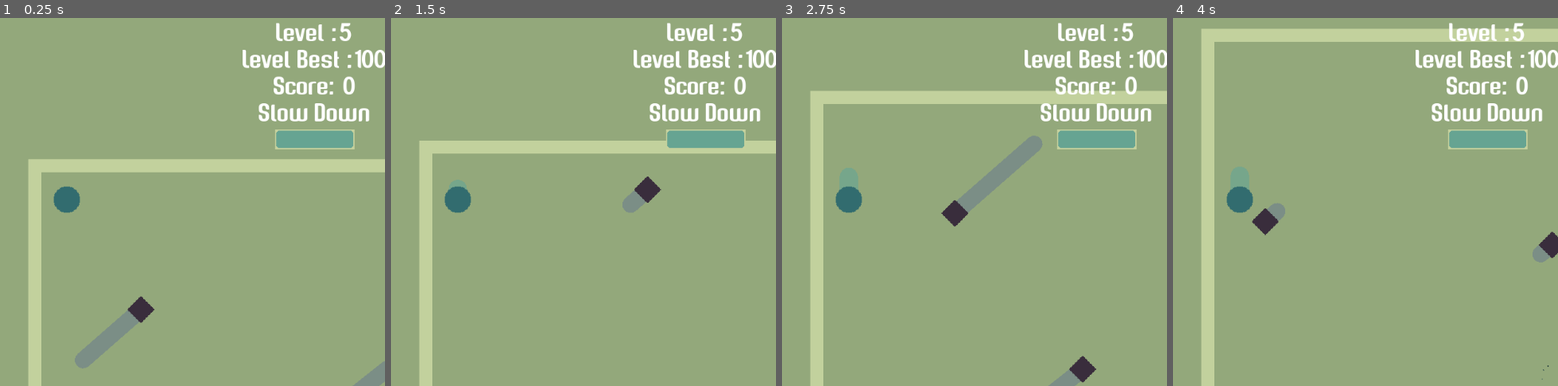
Above: before the commit, frames 1-4 (left to right).
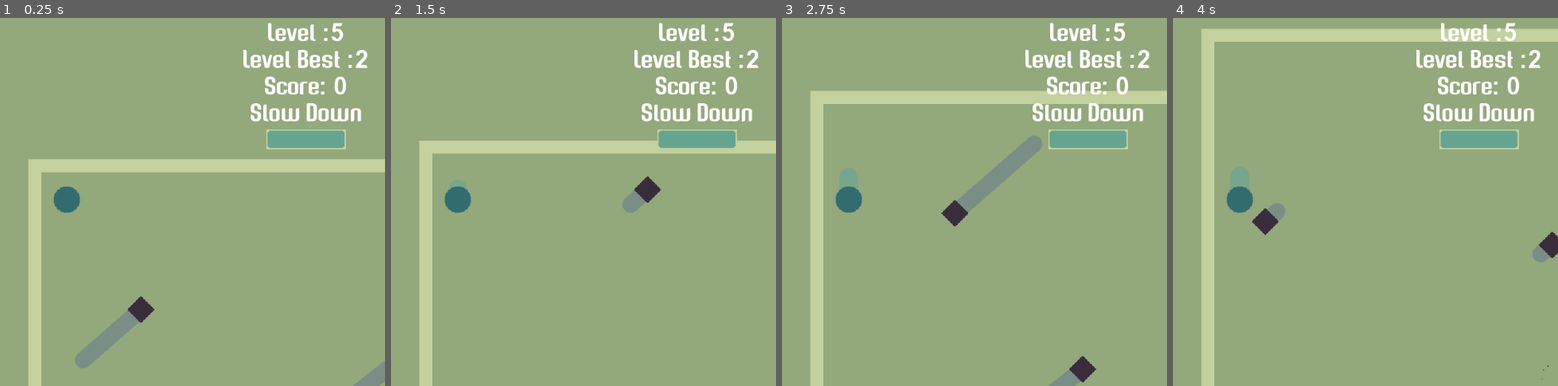
Above: after the commit, the same moments.

Repository: CoderJet/MGJ-2019
Game: Godot game, scene res://src/scenes/World-5.tscn
Two runs of this game, one before a commit and one after it. Both use one fixed random seed, a clock stepped at 60 frames per second and the inputs below. The project has no main scene, so this scene is started directly.
Inputs (mouse positions are in pixels of both pictures, inside the frame that each line leads up to):
- Up to frame 1 (0.25 s): no input
- Up to frame 2 (1.5 s): move the mouse to (625, 323) at 0.52 s; click (625, 323) at 0.67 s; move the mouse to (outside the picture) at 1.27 s; click (outside the picture) at 1.42 s
- Up to frame 3 (2.75 s): move the mouse to (912, 117) at 2.02 s; click (912, 117) at 2.17 s
- Up to frame 4 (4 s): move the mouse to (1207, 275) at 2.77 s; click (1207, 275) at 2.92 s; move the mouse to (1430, 257) at 3.52 s; click (1430, 257) at 3.67 s

The runs differ from the first frame. In frame 1, 2.8% of the frame differs, in the area x 63-100%, y 1-36%; in frame 2, 2.8%; in frame 3, 2.8%; in frame 4, 2.8%.

Commit message:
First 8 levels

Diff:
--- a/src/globals/globals.gd
+++ b/src/globals/globals.gd
@@ -35,12 +35,12 @@
 	level_details[5].level_no = 5
 	level_details[5].max_dead_eye = 0.5
 	level_details[5].dead_eye_value = level_details[5].max_dead_eye
-	level_details[5].level_best = 100
+	level_details[5].level_best = 2
 
 	level_details[6].level_no = 6
 	level_details[6].max_dead_eye = 0.5
 	level_details[6].dead_eye_value = level_details[6].max_dead_eye
-	level_details[6].level_best = 100
+	level_details[6].level_best = 8
 
 	level_details[7].level_no = 7
 	level_details[7].max_dead_eye = 0.5
--- a/src/scenes/World-5.tscn
+++ b/src/scenes/World-5.tscn
@@ -4,7 +4,7 @@
 [ext_resource path="res://src/obstacle/obstacle.tscn" type="PackedScene" id=2]
 [ext_resource path="res://src/entities/Enemies/enemy.tscn" type="PackedScene" id=3]
 
-[node name="World" index="0" instance=ExtResource( 1 )]
+[node name="World" instance=ExtResource( 1 )]
 level_no = 5
 
 [node name="CollisionPolygon2D" parent="." index="0"]
--- a/src/scenes/World-6.tscn
+++ b/src/scenes/World-6.tscn
@@ -10,47 +10,35 @@
 [node name="CollisionPolygon2D" parent="." index="0"]
 polygon = PoolVector2Array( -309.085, -312.595, 312.391, -311.163, 312.391, 310.313, -310, 310 )
 
-[node name="Obstacle" type="StaticBody2D" parent="Obstacles" index="0" instance=ExtResource( 2 )]
+[node name="Obstacle" parent="Obstacles" index="0" instance=ExtResource( 2 )]
 position = Vector2( 0.45961, -311.587 )
-rotation = -3.14159
 scale = Vector2( 20, 0.5 )
-collision_layer = 4
 
-[node name="Obstacle2" type="StaticBody2D" parent="Obstacles" index="1" instance=ExtResource( 2 )]
+[node name="Obstacle2" parent="Obstacles" index="1" instance=ExtResource( 2 )]
 position = Vector2( 1.05217, 312.37 )
-rotation = -3.14159
 scale = Vector2( 20, 0.5 )
-collision_layer = 4
 
-[node name="Obstacle5" type="StaticBody2D" parent="Obstacles" index="2" instance=ExtResource( 2 )]
+[node name="Obstacle5" parent="Obstacles" index="2" instance=ExtResource( 2 )]
 position = Vector2( -83.5506, 167.369 )
-rotation = -3.14159
 scale = Vector2( 14, 0.5 )
-collision_layer = 4
 
-[node name="Obstacle6" type="StaticBody2D" parent="Obstacles" index="3" instance=ExtResource( 2 )]
+[node name="Obstacle6" parent="Obstacles" index="3" instance=ExtResource( 2 )]
 position = Vector2( 91.1051, 3.38308 )
-rotation = -3.14159
 scale = Vector2( 14, 0.5 )
-collision_layer = 4
 
-[node name="Obstacle7" type="StaticBody2D" parent="Obstacles" index="4" instance=ExtResource( 2 )]
+[node name="Obstacle7" parent="Obstacles" index="4" instance=ExtResource( 2 )]
 position = Vector2( -87.7931, -154.302 )
-rotation = -3.14159
 scale = Vector2( 14, 0.5 )
-collision_layer = 4
 
-[node name="Obstacle3" type="StaticBody2D" parent="Obstacles" index="5" instance=ExtResource( 2 )]
+[node name="Obstacle3" parent="Obstacles" index="5" instance=ExtResource( 2 )]
 position = Vector2( -311.587, 0.45961 )
 rotation = 1.5708
 scale = Vector2( 20, 0.5 )
-collision_layer = 4
 
-[node name="Obstacle4" type="StaticBody2D" parent="Obstacles" index="6" instance=ExtResource( 2 )]
+[node name="Obstacle4" parent="Obstacles" index="6" instance=ExtResource( 2 )]
 position = Vector2( 313.644, 0.45961 )
 rotation = 1.5708
 scale = Vector2( 20, 0.5 )
-collision_layer = 4
 
 [node name="Enemy" parent="Enemies" index="0" instance=ExtResource( 3 )]
 position = Vector2( 120, -120 )
@@ -69,3 +57,6 @@
 
 [node name="SceneExit" parent="." index="5"]
 position = Vector2( -238.181, 240.637 )
+scene_to_load = "res://src/scenes/World-7.tscn"
+
+[editable path="Player"]
--- /dev/null
+++ b/src/scenes/World-7.tscn
@@ -0,0 +1,88 @@
+[gd_scene load_steps=4 format=2]
+
+[ext_resource path="res://src/scenes/world-template.tscn" type="PackedScene" id=1]
+[ext_resource path="res://src/obstacle/obstacle.tscn" type="PackedScene" id=2]
+[ext_resource path="res://src/entities/Enemies/enemy.tscn" type="PackedScene" id=3]
+
+[node name="World" index="0" instance=ExtResource( 1 )]
+level_no = 7
+
+[node name="CollisionPolygon2D" parent="." index="0"]
+polygon = PoolVector2Array( -480, 410, -480, -210, 460, -210, 460, 410, 230, 410, 230, 80, -250, 80, -250, 410 )
+
+[node name="Obstacle" parent="Obstacles" index="0" instance=ExtResource( 2 )]
+position = Vector2( -10, -210 )
+scale = Vector2( 29.5, 0.5 )
+
+[node name="Obstacle5" parent="Obstacles" index="1" instance=ExtResource( 2 )]
+position = Vector2( -485, 102 )
+rotation = -1.57079
+scale = Vector2( 20, 0.5 )
+
+[node name="Obstacle8" parent="Obstacles" index="2" instance=ExtResource( 2 )]
+position = Vector2( 456.949, 102 )
+rotation = -1.57079
+scale = Vector2( 20, 0.5 )
+
+[node name="Obstacle2" parent="Obstacles" index="3" instance=ExtResource( 2 )]
+position = Vector2( -9.5, 79 )
+scale = Vector2( 15, 0.5 )
+
+[node name="Obstacle3" parent="Obstacles" index="4" instance=ExtResource( 2 )]
+position = Vector2( -373, 415 )
+scale = Vector2( 7.5, 0.5 )
+
+[node name="Obstacle6" parent="Obstacles" index="5" instance=ExtResource( 2 )]
+position = Vector2( -245, 247 )
+rotation = -1.57079
+scale = Vector2( 11, 0.5 )
+
+[node name="Obstacle9" parent="Obstacles" index="6" instance=ExtResource( 2 )]
+position = Vector2( 225, 247 )
+rotation = -1.57079
+scale = Vector2( 11, 0.5 )
+
+[node name="Obstacle4" parent="Obstacles" index="7" instance=ExtResource( 2 )]
+position = Vector2( 345, 415 )
+scale = Vector2( 7.5, 0.5 )
+
+[node name="Enemy" parent="Enemies" index="0" instance=ExtResource( 3 )]
+position = Vector2( -450, 100 )
+travel_points = [ Vector2( -450, 100 ), Vector2( -280, 100 ) ]
+
+[node name="Enemy5" parent="Enemies" index="1" instance=ExtResource( 3 )]
+position = Vector2( -210, -170 )
+travel_points = [ Vector2( -210, -170 ), Vector2( -210, 40 ) ]
+
+[node name="Enemy6" parent="Enemies" index="2" instance=ExtResource( 3 )]
+position = Vector2( -70, 40 )
+travel_points = [ Vector2( -70, 40 ), Vector2( -70, -170 ) ]
+
+[node name="Enemy7" parent="Enemies" index="3" instance=ExtResource( 3 )]
+position = Vector2( 70, -180 )
+travel_points = [ Vector2( 70, -180 ), Vector2( 70, 40 ) ]
+
+[node name="Enemy8" parent="Enemies" index="4" instance=ExtResource( 3 )]
+position = Vector2( 190, 40 )
+travel_points = [ Vector2( 190, 40 ), Vector2( 190, -180 ) ]
+
+[node name="Enemy4" parent="Enemies" index="5" instance=ExtResource( 3 )]
+position = Vector2( 260, 100 )
+travel_points = [ Vector2( 260, 100 ), Vector2( 420, 100 ) ]
+
+[node name="Enemy2" parent="Enemies" index="6" instance=ExtResource( 3 )]
+position = Vector2( -280, 210 )
+travel_points = [ Vector2( -280, 210 ), Vector2( -450, 210 ) ]
+
+[node name="Enemy3" parent="Enemies" index="7" instance=ExtResource( 3 )]
+position = Vector2( 420, 210 )
+travel_points = [ Vector2( 420, 210 ), Vector2( 260, 210 ) ]
+
+[node name="Player" parent="." index="3"]
+position = Vector2( -368.661, 326.489 )
+
+[node name="SceneExit" parent="." index="5"]
+position = Vector2( 349.615, 326.489 )
+scene_to_load = "res://src/scenes/world-8.tscn"
+
+[editable path="Player"]
--- a/src/scenes/world-1.tscn
+++ b/src/scenes/world-1.tscn
@@ -3,7 +3,7 @@
 [ext_resource path="res://src/scenes/world-template.tscn" type="PackedScene" id=1]
 [ext_resource path="res://src/obstacle/obstacle.tscn" type="PackedScene" id=2]
 
-[node name="World" index="0" instance=ExtResource( 1 )]
+[node name="World" instance=ExtResource( 1 )]
 level_no = 1
 
 [node name="CollisionPolygon2D" parent="." index="0"]
--- a/src/scenes/world-2.tscn
+++ b/src/scenes/world-2.tscn
@@ -6,7 +6,6 @@
 [node name="World" instance=ExtResource( 1 )]
 
 [node name="CollisionPolygon2D" parent="." index="0"]
-visible = false
 polygon = PoolVector2Array( -60, -90, 510, -90, 510, 315, 360, 315, 360, 90, -60, 90 )
 
 [node name="Obstacles" parent="." index="1"]
